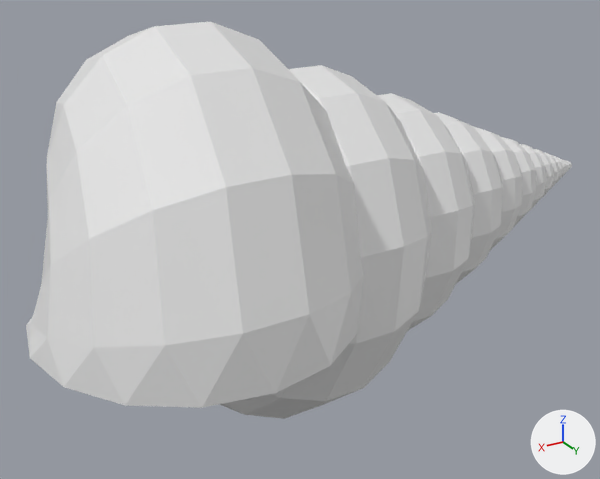
One commit to the FBX model Assets/Art/Assets/Shells/Shell01.fbx: the scene before it, then after it.
One viewpoint serves both versions: a 50 mm lens placed at (1.76, 4.18, 2.42), pointed at (-1.12, -0.64, 0.01). Every picture has the same lights, and +X, +Y and +Z are marked at lower right.

Names of what the first picture shows: 'SeaShell01'.
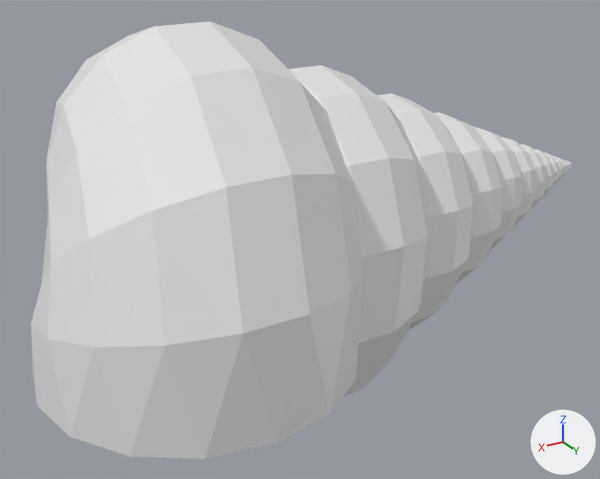
Where the newer file only moved an object's origin or applied its transform, the numbers keep the older frame.

Boxes [x1, y1, x2, y2] around the edits, measured in the pictures (600 x 479 px):
'SeaShell01', reshaped (10% taller): before [26, 22, 572, 419]; after [31, 22, 572, 459]
part 1 of me_seashell01, built on: before [26, 276, 363, 408]; after [31, 276, 363, 459]

What the commit changed:
me_seashell01 is used by ob_seashell01; location (0.0, 0.0, 0.0).
me_seashell01 had 3216 vertices, 3216 faces and spanned x -3.95..1.0, y -2.05..1.0, z -1.22..1.63.
me_seashell01 now has 3225 vertices, 3232 faces and spans x -3.95..1.0, y -2.05..1.0, z -1.22..1.63.
Part 1, on me_seashell01:
16 vertices in x -1.0..1.0, y -1.0..1.0, z 0.0 move by (0.0, 0.0, -0.31).
9 vertices are added at x -0.72..0.72, y -0.72..0.72, z -0.31.
16 new faces join them.
